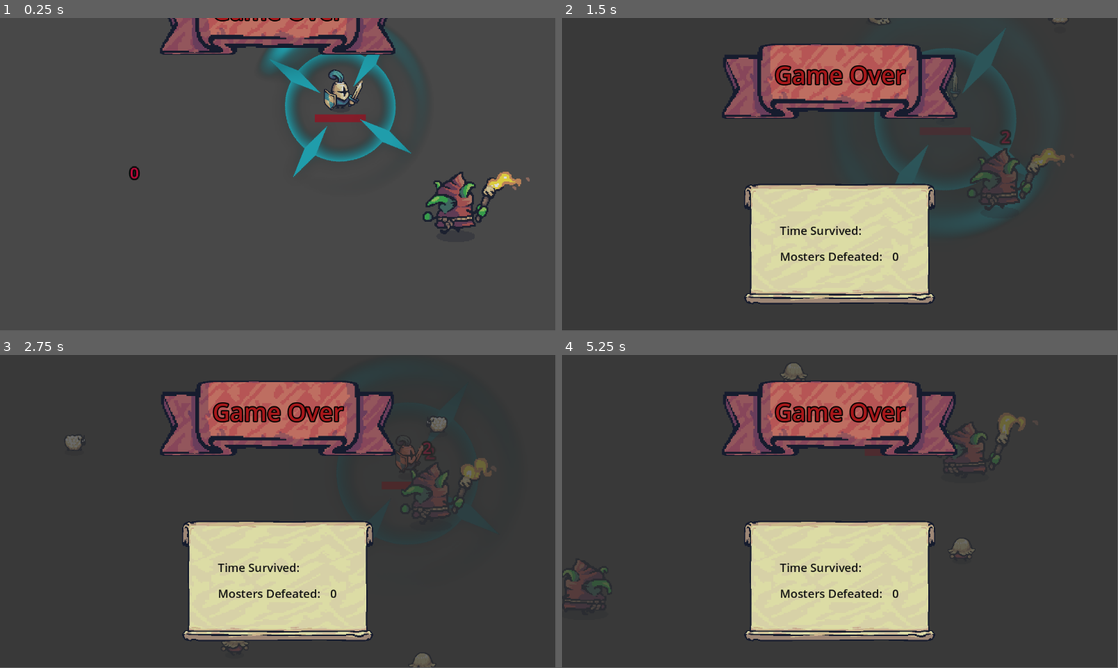
Above: before the commit, frames 1-4 (two rows, left to right).
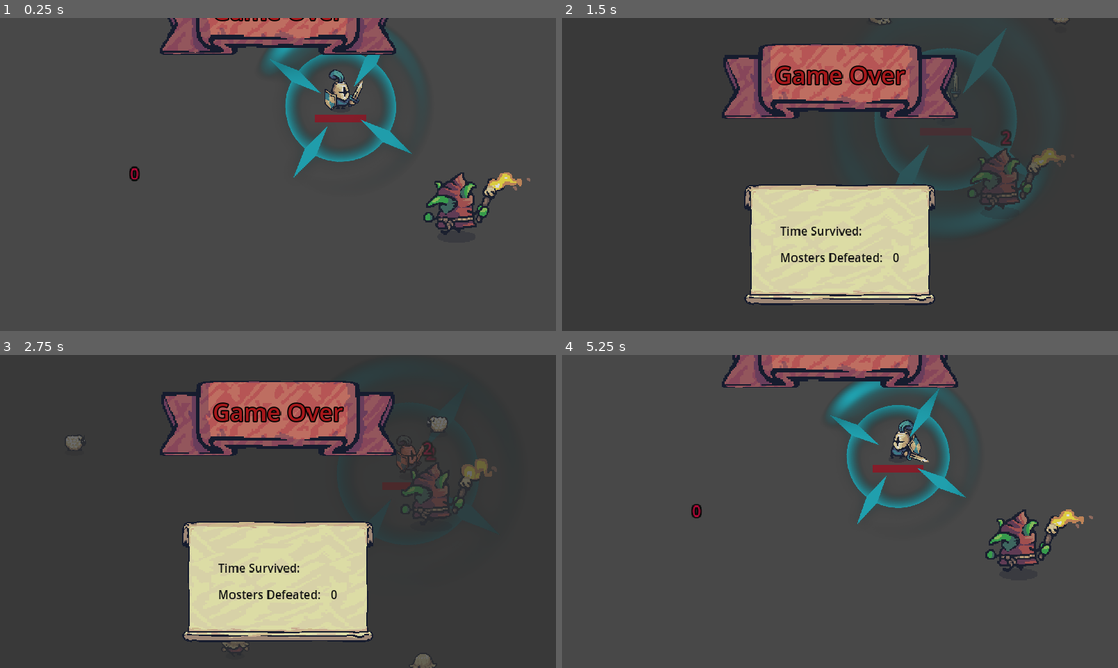
Above: after the commit, the same moments.

Repository: artphil/knight_survivor
Game: Godot game, scene res://tests/test_battle.tscn
Same seed, same stepped clock (60 frames per second), same inputs: the game is played once before the commit and once after it. This scene is started directly instead of the project's main scene.
Inputs:
- Up to frame 1 (0.25 s): no input
- Up to frame 2 (1.5 s): hold D (move_right) 0.53-1.28 s; tap Space (attack) at 0.6, 1.35 s; hold S (move_down) from 1.28 s (still down)
- Up to frame 3 (2.75 s): release S (move_down) at 2.03 s; hold D (move_right) from 2.03 s (still down); tap Space (attack) at 2.1 s
- Up to frame 4 (5.25 s): release D (move_right) at 2.78 s; hold W (move_up) 2.78-3.53 s; tap Space (attack) every 0.75 s from 2.85 to 5.1 s; hold A (move_left) 3.53-5.03 s; hold S (move_down) from 5.03 s (still down)
In our replay, the window is 799x449 before the commit and 800x450 after it. These sizes can differ from the game's own. Grey fills any space a smaller window leaves; there, only what the larger window draws over its background counts as a difference.

The runs differ from the first frame. In frame 1, 1.3% of the frame differs, in the area x 23-96%, y 0-70%; in frame 2, 2.5%; in frame 3, 2.6%; in frame 4, 29%, in the area x 0-96%, y 0-92%.

Commit message:
feat: restart the game

Diff:
--- a/game_manager.gd
+++ b/game_manager.gd
@@ -34,4 +34,4 @@
   monsters_defeated = 0
 
   for commection in game_over.get_connections():
-    game_over.disconnect(commection.Callable)
+    game_over.disconnect(commection.callable)
--- a/project.godot
+++ b/project.godot
@@ -19,6 +19,10 @@
 [autoload]
 
 GameManager="*res://game_manager.gd"
+
+[display]
+
+window/stretch/mode="canvas_items"
 
 [input]
 
--- a/ui/game_over_ui.gd
+++ b/ui/game_over_ui.gd
@@ -20,4 +20,5 @@
     restart_game()
 
 func restart_game():
-  pass
+  GameManager.reset()
+  get_tree().reload_current_scene()
